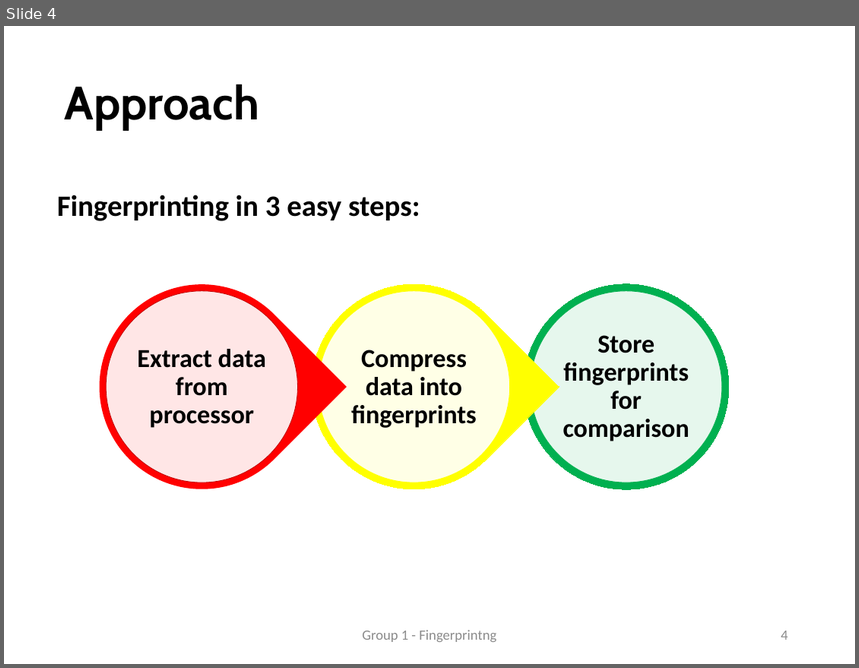
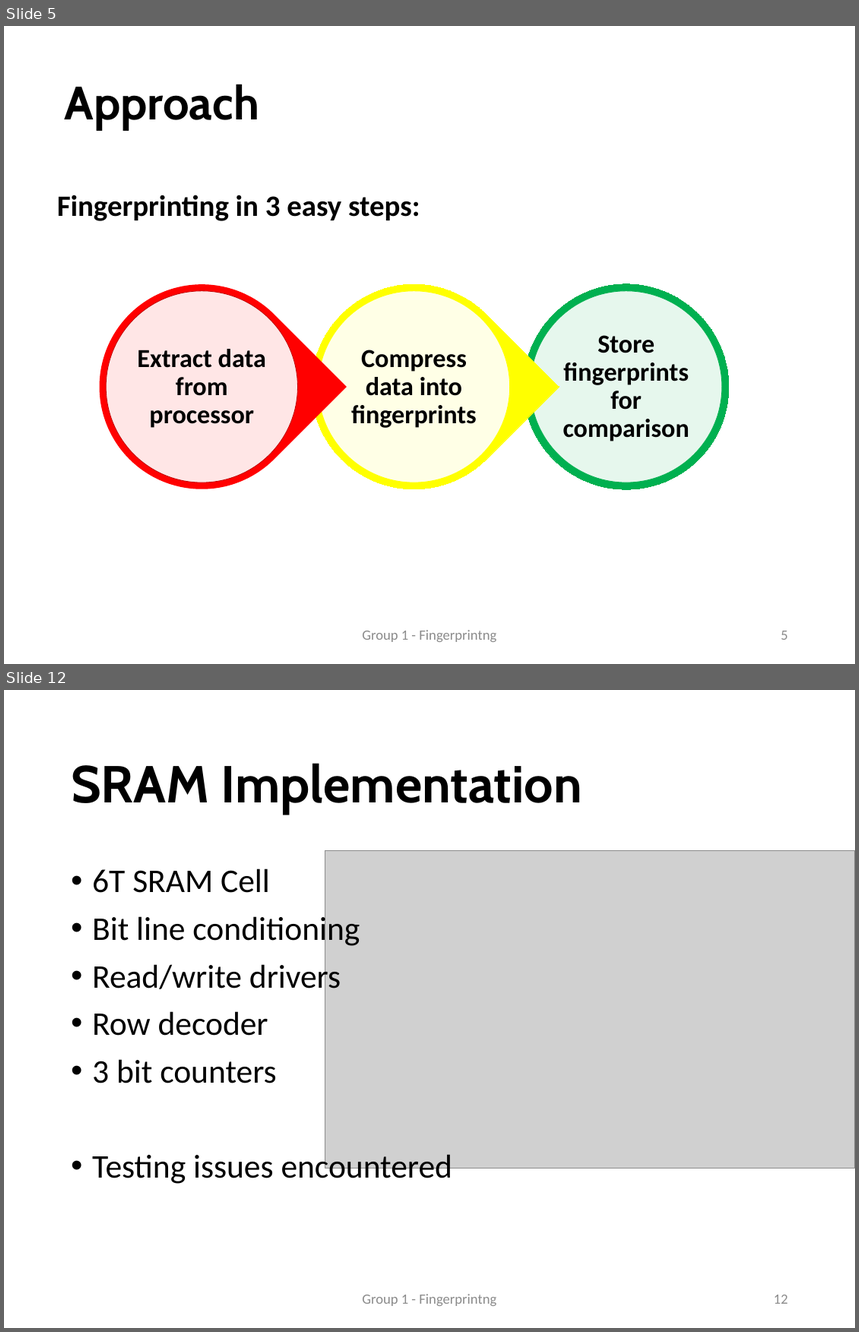
Before and after one commit to faga9267/VLSI---Fingerprinting, a slide deck: presentation/Presentation.pptx. Shown one above the other, each under a label of ours: slide 4 before the commit, slides 5 and 12 after it; the slides between them are not shown. The pictures are 859x668 and 859x1332 pixels, drawn with LibreOffice and Linux fonts; fonts in the diff are those of the drawing; grey boxes stand for pictures. Boxes give left, top, right and bottom in pixels: in the first picture for what was removed or moved away, otherwise in the second. Text is boxed around its words. In the diff, an @@ line names an element or a change of style, - is before the commit and + after.

Commit message:
added SRAM sch and layout

```diff
--- a/presentation/Presentation.pptx
+++ b/presentation/Presentation.pptx
@@ slide 12 added at box(4, 690, 855, 1328), background #FFFFFF @@
@@ title added at box(71, 763, 582, 814), 44 pt, text #000000, bold @@
+SRAM Implementation
@@ text added at box(92, 869, 453, 1186), 28 pt, text #000000 @@
+• 6T SRAM Cell
+• Bit line conditioning
+• Read/write drivers
+• Row decoder
+• 3 bit counters
+• Testing issues encountered
@@ picture added at box(325, 850, 855, 1168) @@
@@ text added at box(362, 1294, 496, 1306), 12 pt, text #8C8C8C @@
+Group 1 - Fingerprintng
@@ page number added at box(774, 1295, 788, 1304), 12 pt, text #8C8C8C @@
+12
@@ what was slide 4 is now slide 5 @@
@@ page number at box(781, 631, 788, 640): text changed @@
-4
+5
```
Also in this commit, not shown: 3 slides changed, 18 other slides added, 9 other files.
